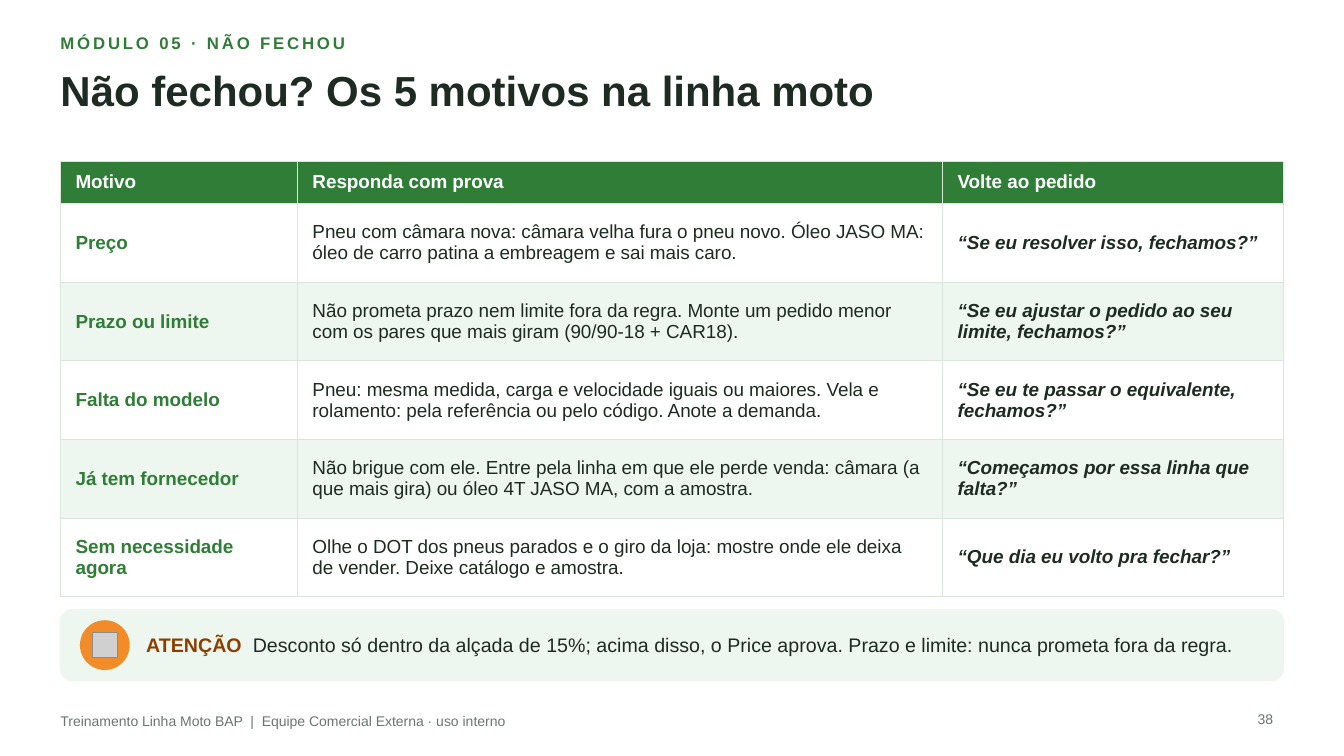
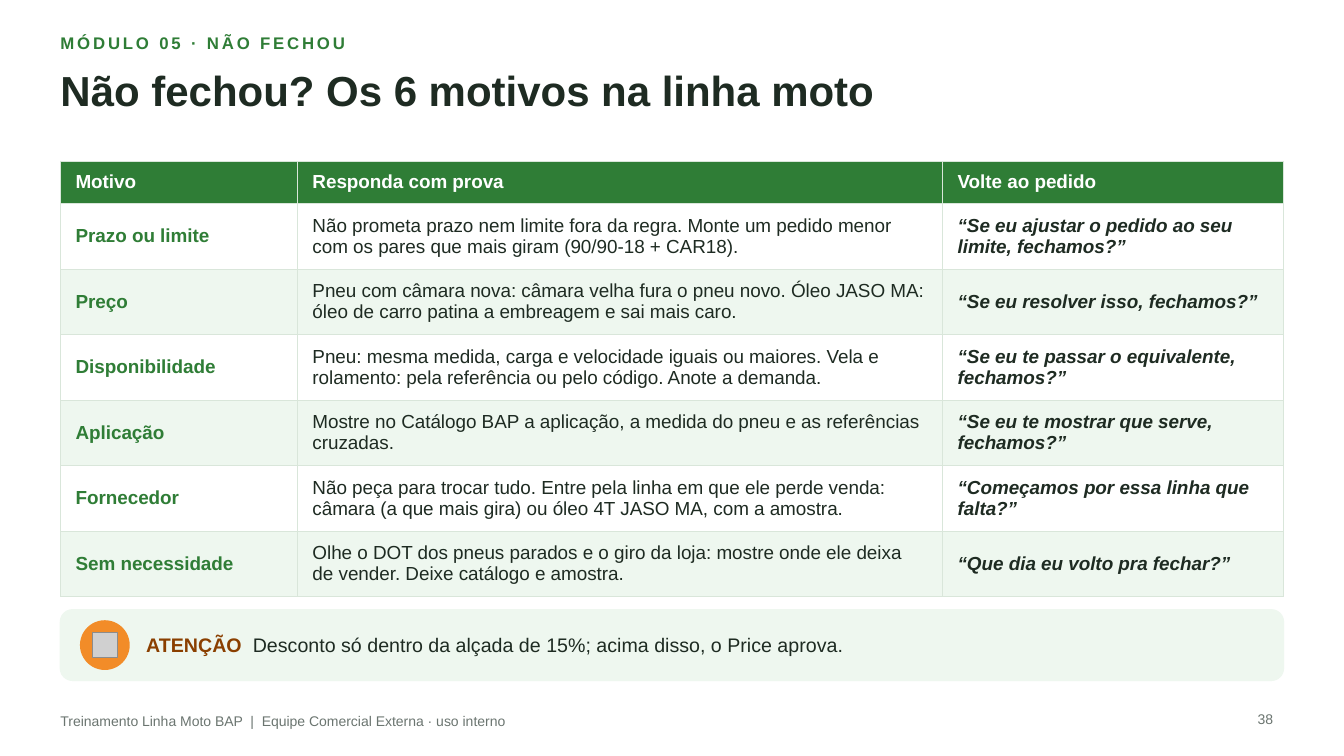
Before and after one commit to aloirr/bapajudacatalogo, a slide deck: slide 38 of catalogo_grafico/entregas/Treinamento_Linha_Moto_BAP_Vendedores.pptx. Drawn at 1344x756 pixels with LibreOffice and Linux fonts; fonts in the diff are those of the drawing; grey boxes stand for pictures; background and template pictures are left out. Boxes give left, top, right and bottom in pixels: in the first picture for what was removed or moved away, otherwise in the second. Text is boxed around its words. In the diff, an @@ line names an element or a change of style, - is before the commit and + after.

```diff
--- a/catalogo_grafico/entregas/Treinamento_Linha_Moto_BAP_Vendedores.pptx
+++ b/catalogo_grafico/entregas/Treinamento_Linha_Moto_BAP_Vendedores.pptx
@@ title at bbox=[60, 75, 874, 107]: text changed @@
-Não fechou? Os 5 motivos na linha moto
+Não fechou? Os 6 motivos na linha moto
@@ table at bbox=[60, 161, 1284, 269] @@
-row 2: Preço | Pneu com câmara nova: câmara velha fura o pneu novo. Óleo JASO MA: óleo de carro patina a embreagem e sai mais caro. | “Se eu resolver isso, fechamos?”
+row 2: Prazo ou limite | Não prometa prazo nem limite fora da regra. Monte um pedido menor com os pares que mais giram (90/90-18 + CAR18). | “Se eu ajustar o pedido ao seu limite, fechamos?”
@@ table at bbox=[60, 269, 1284, 335] @@
-row 1: Prazo ou limite | Não prometa prazo nem limite fora da regra. Monte um pedido menor com os pares que mais giram (90/90-18 + CAR18). | “Se eu ajustar o pedido ao seu limite, fechamos?”
+row 1: Preço | Pneu com câmara nova: câmara velha fura o pneu novo. Óleo JASO MA: óleo de carro patina a embreagem e sai mais caro. | “Se eu resolver isso, fechamos?”
@@ table: place and size @@
-table at bbox=[60, 282, 1284, 361]
+table at bbox=[60, 269, 1284, 335]
@@ table at bbox=[60, 335, 1284, 400] @@
-row 1, column 1: Falta do modelo
+row 1, column 1: Disponibilidade
@@ table: place and size @@
-table at bbox=[60, 361, 1284, 440]
+table at bbox=[60, 335, 1284, 400]
@@ table added at bbox=[60, 400, 1284, 466], 1 rows, 3 columns @@
+Aplicação | Mostre no Catálogo BAP a aplicação, a medida do pneu e as referências cruzadas. | “Se eu te mostrar que serve, fechamos?”
@@ table at bbox=[60, 466, 1284, 531] @@
-row 1, column 1: Já tem fornecedor
+row 1, column 1: Fornecedor
-row 1, column 2: Não brigue com ele. Entre pela linha em que ele perde venda: câmara (a que mais gira) ou óleo 4T JASO MA, com a amostra.
+row 1, column 2: Não peça para trocar tudo. Entre pela linha em que ele perde venda: câmara (a que mais gira) ou óleo 4T JASO MA, com a amostra.
@@ fill #EEF7EF to #FFFFFF in row 1 @@
@@ table: place and size @@
-table at bbox=[60, 440, 1284, 518]
+table at bbox=[60, 466, 1284, 531]
@@ table at bbox=[60, 531, 1284, 597] @@
-row 1, column 1: Sem necessidade agora
+row 1, column 1: Sem necessidade
@@ fill #FFFFFF to #EEF7EF in row 1 @@
@@ table: place and size @@
-table at bbox=[60, 518, 1284, 597]
+table at bbox=[60, 531, 1284, 597]
@@ text at bbox=[146, 637, 842, 656]: text changed @@
-ATENÇÃO Desconto só dentro da alçada de 15%; acima disso, o Price aprova. Prazo e limite: nunca prometa fora da regra.
+ATENÇÃO Desconto só dentro da alçada de 15%; acima disso, o Price aprova.
```
Also in this commit, not shown: 1 other slide changed, 20 other files.
